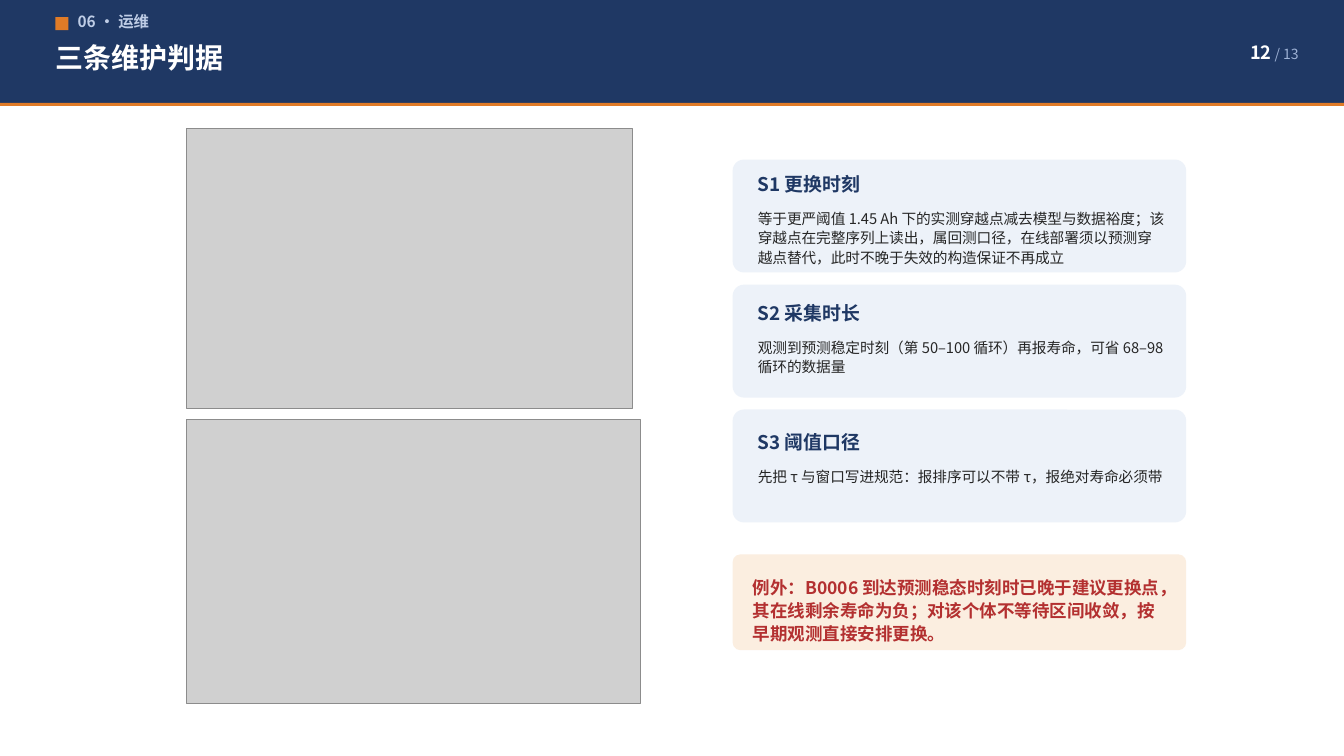
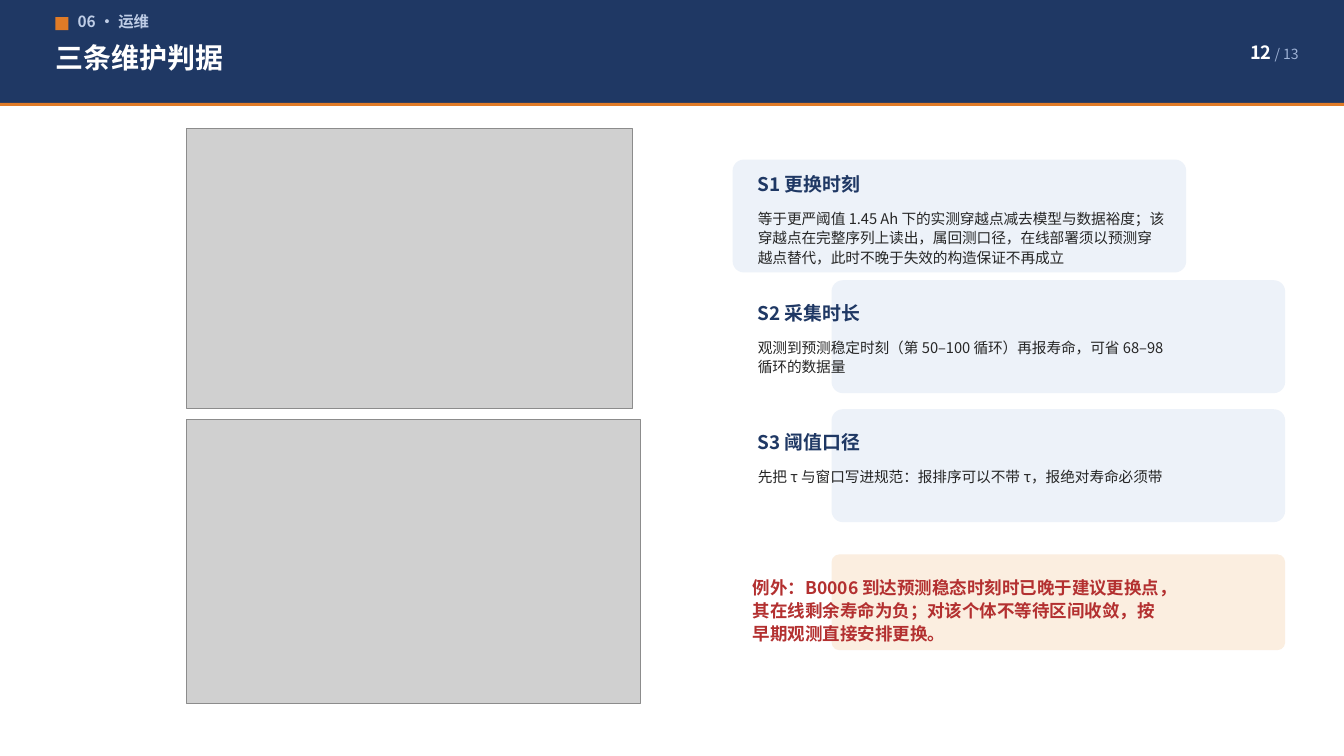
Before and after one commit to Tony-Stank-shift/battery-and-span-prediction, a slide deck: slide 12 of report/20_题3_黄锦添_v3.pptx. Drawn at 1344x756 pixels with LibreOffice and Linux fonts; fonts in the diff are those of the drawing; grey boxes stand for pictures. Boxes give left, top, right and bottom in pixels: in the first picture for what was removed or moved away, otherwise in the second. Text is boxed around its words. In the diff, an @@ line names an element or a change of style, - is before the commit and + after.

```diff
--- a/report/20_题3_黄锦添_v3.pptx
+++ b/report/20_题3_黄锦添_v3.pptx
@@ rounded rectangle: place and size @@
-rounded rectangle at (733, 284, 1187, 397)
+rounded rectangle at (832, 280, 1286, 393)
@@ rounded rectangle: place and size @@
-rounded rectangle at (733, 409, 1187, 522)
+rounded rectangle at (832, 409, 1286, 522)
@@ rounded rectangle: place and size @@
-rounded rectangle at (733, 555, 1187, 650)
+rounded rectangle at (832, 555, 1286, 650)
```
Also in this commit, not shown: 1 other slide changed.
